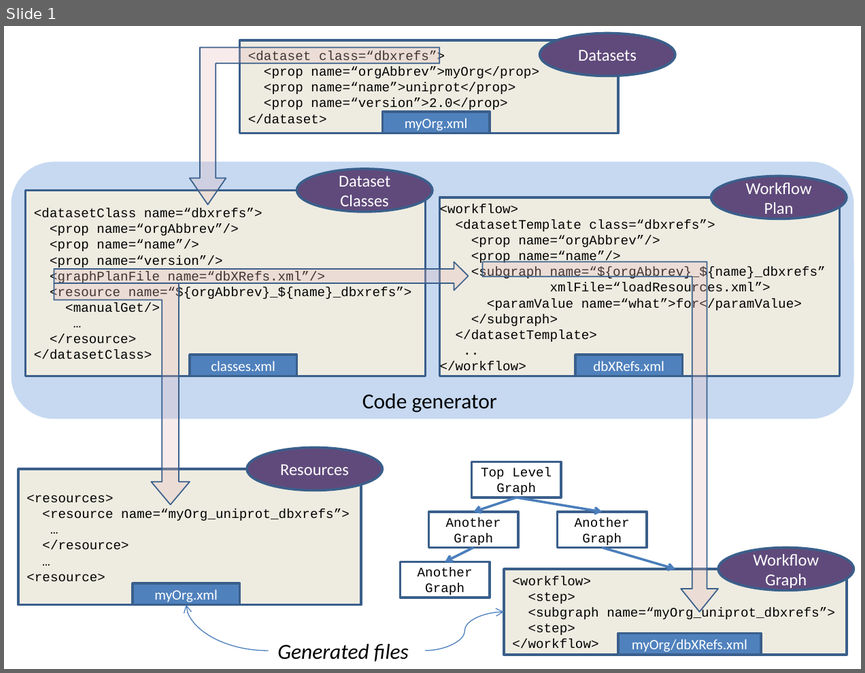
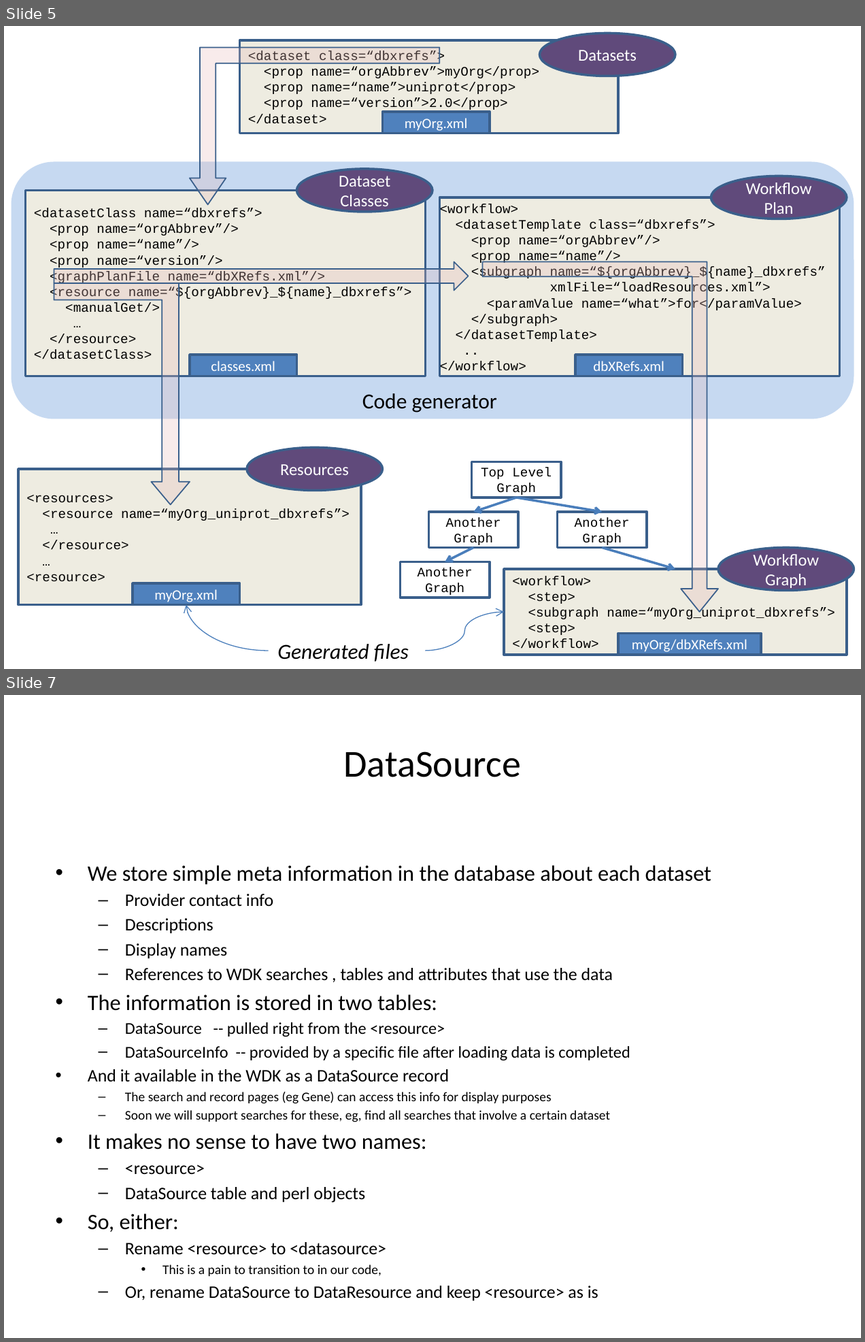
Before and after one commit to VEuPathDB/ReFlow, a slide deck: Dataset/doc/Overview.pptx. Shown one above the other, each under a label of ours: slide 1 before the commit, slides 5 and 7 after it; the slides between them are not shown. The pictures are 865x673 and 865x1342 pixels, drawn with LibreOffice and Linux fonts; fonts in the diff are those of the drawing. Boxes give left, top, right and bottom in pixels: in the first picture for what was removed or moved away, otherwise in the second. Text is boxed around its words. In the diff, an @@ line names an element or a change of style, - is before the commit and + after.

```diff
--- a/Dataset/doc/Overview.pptx
+++ b/Dataset/doc/Overview.pptx
@@ slide 7 added at [4, 695, 861, 1338], background #FFFFFF @@
@@ title added at [344, 751, 521, 777], 32 pt, text #000000 @@
+DataSource
@@ text added at [88, 865, 712, 1301], 14.8 pt, text #000000 @@
+• We store simple meta information in the database about each dataset
+  – Provider contact info
+  – Descriptions
+  – Display names
+  – References to WDK searches , tables and attributes that use the data
+• The information is stored in two tables:
+  – DataSource -- pulled right from the <resource>
+  – DataSourceInfo -- provided by a specific file after loading data is completed
+• And it available in the WDK as a DataSource record
+  – The search and record pages (eg Gene) can access this info for display purposes
+  – Soon we will support searches for these, eg, find all searches that involve a certain dataset
+• It makes no sense to have two names:
+  – <resource>
+  – DataSource table and perl objects
+• So, either:
+  – Rename <resource> to <datasource>
+    • This is a pain to transition to in our code,
+  – Or, rename DataSource to DataResource and keep <resource> as is
@@ what was slide 1 is now slide 5 @@
```
Also in this commit, not shown: 1 slide changed, 6 other slides added.
